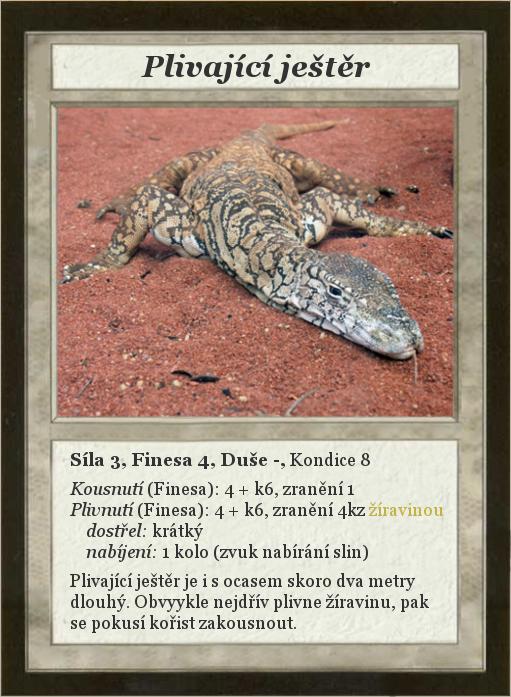
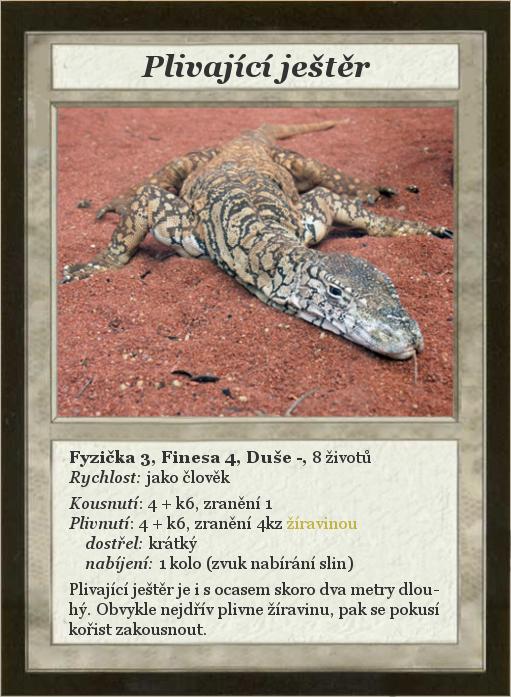
Layers edited between the first and the second 511px x 697px image:
renamed "Síla 3, Finesa 4, Duše -, Kond..." to "Fyzička 3, Finesa 4, Duše -, 8...", painted on it over 69, 450, 443, 635
